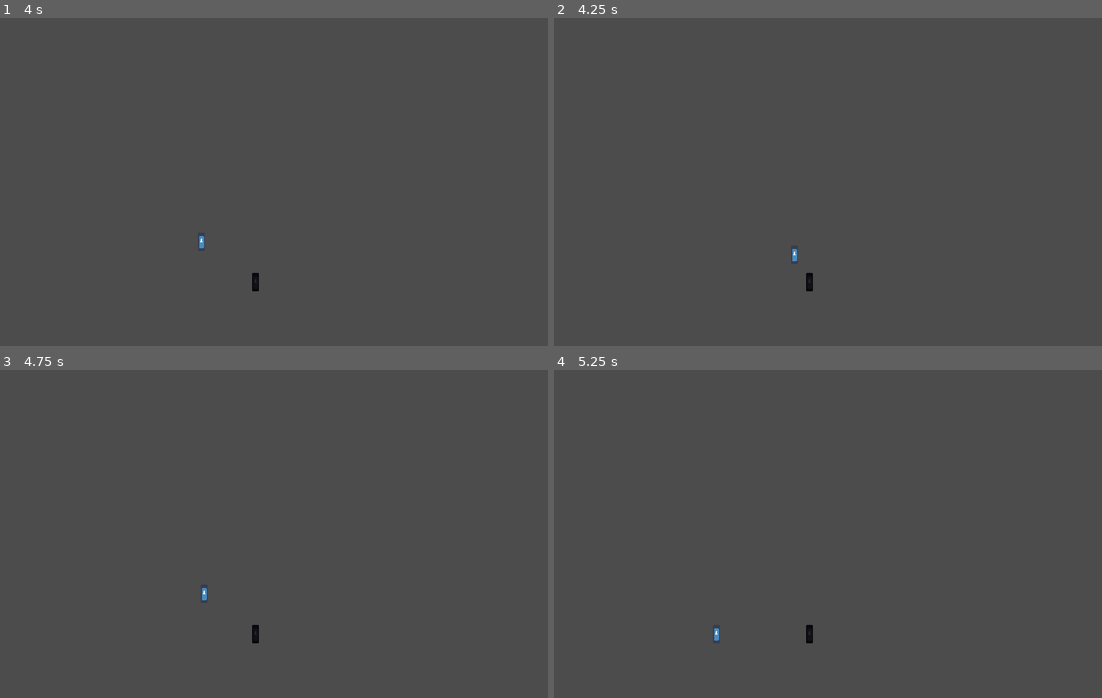
Above: before the commit, frames 1-4 (two rows, left to right).
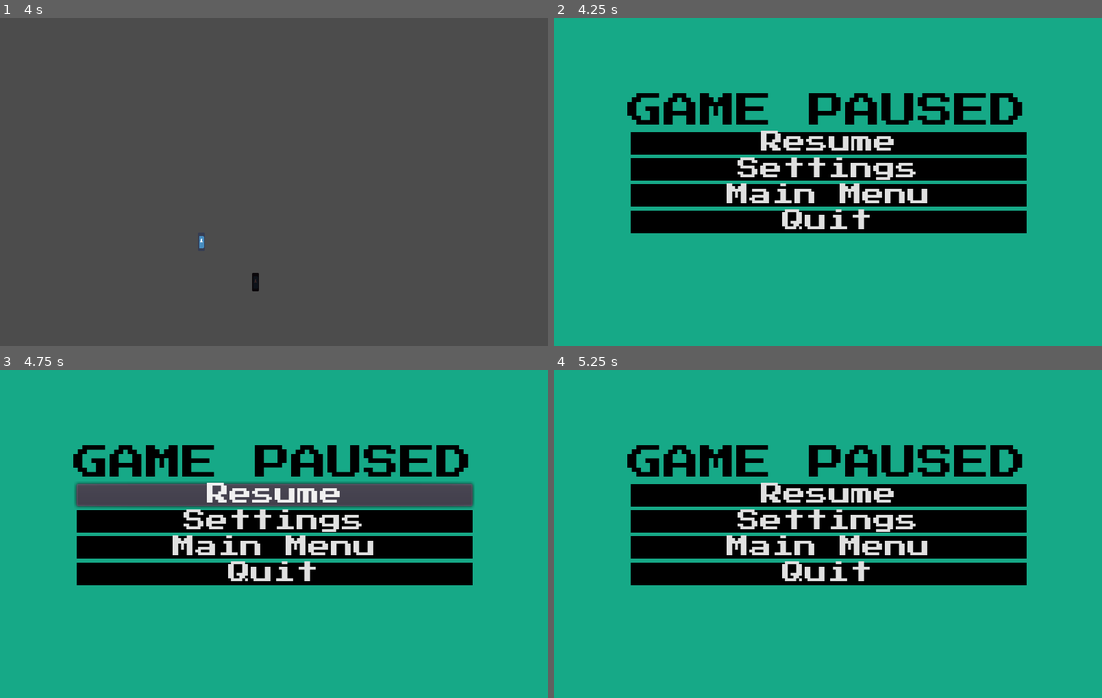
Above: after the commit, the same moments.

Repository: UHSGDC/Photographers-Hike
Game: Godot game, scene res://World/World.tscn
The game is run twice, just before and just after one commit, with the same random seed, the same clock (stepped at 60 frames per second) and the same inputs. This scene is started directly instead of the project's main scene. The engine's default icon, where the game draws it, is replaced by a stand-in: a white triangle on a blue panel in a dark square.
Inputs (mouse positions are in pixels of both pictures, inside the frame that each line leads up to):
- Up to frame 1 (4 s): tap Enter (ui_accept) at 0.5, 2.75 s; move the mouse to (394, 165) at 0.52 s; hold Ctrl (interact) 0.53-1.28 s; hold D (right) 0.53-2.03 s; click (394, 165) at 0.67 s; tap Space (jump) at 0.77, 1.52, 3.02, 3.77 s; move the mouse to (164, 198) at 1.27 s; tap Ctrl (interact) at 1.35, 2.85 s; move the mouse to (328, 109) at 2.02 s; hold A (left) 2.03-2.78 s; hold Ctrl (interact) 2.03-2.78 s; move the mouse to (246, 247) at 2.77 s; hold D (right) from 2.78 s (still down); click (246, 247) at 2.92 s; move the mouse to (438, 231) at 3.52 s; hold Ctrl (interact) from 3.53 s (still down)
- Up to frame 2 (4.25 s): keep holding D (right); keep holding Ctrl (interact); tap Escape (pause) at 4.15 s
- Up to frame 3 (4.75 s): move the mouse to (109, 484) at 4.27 s; release D (right) at 4.28 s; release Ctrl (interact) at 4.28 s; hold A (left) from 4.28 s (still down); tap Ctrl (interact) at 4.35 s; tap Space (jump) at 4.52 s
- Up to frame 4 (5.25 s): move the mouse to (855, 534) at 5.02 s; release A (left) at 5.03 s; hold D (right) from 5.03 s (still down); hold Ctrl (interact) from 5.03 s (still down); click (855, 534) at 5.17 s

Frame 1 is identical in both runs. In frame 2, 100% of the frame differs, in the area x 0-100%, y 0-100%; in frame 3, 96%; in frame 4, 100%.

Commit message:
Implemented proper dialog pausing

Diff:
--- a/PhotographersHike/Dialog/DialogBox.gd
+++ b/PhotographersHike/Dialog/DialogBox.gd
@@ -8,6 +8,8 @@
 const dialog_json_filepath: String = "res://dialog.json"
 
 var dialog_data: Dictionary
+
+var dialog_playing: bool = false
 
 export var speaker_name_dictionary: Dictionary
 export var speaker_sound_dictionary: Dictionary
@@ -63,6 +65,7 @@
 
 
 	show()
+	dialog_playing = true
 
 	for dialog in dialog_array:
 		if dialog.size() >= 4:
@@ -70,7 +73,7 @@
 			continue
 		yield(output_dialog(dialog), "completed")
 
-
+	dialog_playing = false
 	hide()
 	return output
 
--- a/PhotographersHike/Interactables/InteractZone.gd
+++ b/PhotographersHike/Interactables/InteractZone.gd
@@ -11,7 +11,7 @@
 
 
 func _unhandled_input(event: InputEvent) -> void:
-	if event.is_action_pressed("interact") and player_in_range:
+	if event.is_action_pressed("interact") and player_in_range and !Global.dialog_box.dialog_playing:
 		emit_signal("player_interacted")
 
 
--- a/PhotographersHike/Interactables/NPC.gd
+++ b/PhotographersHike/Interactables/NPC.gd
@@ -5,4 +5,10 @@
 export(DialogBox.Levels) var level
 export var npc_name: String
 
-var current_dialogue: int = 0
+var current_dialog: int = 0
+
+func _ready() -> void:
+	$InteractZone.connect("player_interacted", self, "player_interacted")
+
+func player_interacted() -> void:
+	Global.dialog_box.play_dialog(npc_name, level, current_dialog)
--- a/PhotographersHike/Interactables/NPC.tscn
+++ b/PhotographersHike/Interactables/NPC.tscn
@@ -1,13 +1,15 @@
-[gd_scene load_steps=4 format=2]
+[gd_scene load_steps=5 format=2]
 
 [ext_resource path="res://icon.png" type="Texture" id=1]
 [ext_resource path="res://Interactables/InteractZone.tscn" type="PackedScene" id=2]
+[ext_resource path="res://Interactables/NPC.gd" type="Script" id=3]
 
 [sub_resource type="RectangleShape2D" id=1]
 extents = Vector2( 3, 8 )
 
 [node name="NPC" type="KinematicBody2D"]
 collision_layer = 0
+script = ExtResource( 3 )
 
 [node name="Sprite" type="Sprite" parent="."]
 modulate = Color( 0.203922, 0.137255, 0.137255, 1 )
@@ -19,5 +21,3 @@
 shape = SubResource( 1 )
 
 [node name="InteractZone" parent="." instance=ExtResource( 2 )]
-
-[connection signal="player_interacted" from="InteractZone" to="." method="_on_InteractZone_player_interacted"]
--- a/PhotographersHike/Interactables/OldManBase.gd
+++ b/PhotographersHike/Interactables/OldManBase.gd
@@ -1,16 +1,5 @@
 extends NPC
 
 
-# Declare member variables here. Examples:
-# var a: int = 2
-# var b: String = "text"
-
-
-# Called when the node enters the scene tree for the first time.
-func _ready() -> void:
-	pass # Replace with function body.
-
-
-# Called every frame. 'delta' is the elapsed time since the previous frame.
-#func _process(delta: float) -> void:
-#	pass
+func player_interacted() -> void:
+	Global.dialog_box.play_dialog(npc_name, level, current_dialog)
--- a/PhotographersHike/Scripts/PlatformingPlayer.gd
+++ b/PhotographersHike/Scripts/PlatformingPlayer.gd
@@ -53,7 +53,7 @@
 	input()
 
 	# Pause player movement between rooms or when playing dialog
-	if !Global.room_pause:
+	if !Global.room_pause and !Global.dialog_box.dialog_playing:
 		if !in_minigame:
 			move(delta)
 
--- a/PhotographersHike/World/World.tscn
+++ b/PhotographersHike/World/World.tscn
@@ -5,7 +5,7 @@
 [ext_resource path="res://Scenes/PlayerCamera.tscn" type="PackedScene" id=3]
 [ext_resource path="res://Interactables/NPC.tscn" type="PackedScene" id=4]
 [ext_resource path="res://Dialog/DialogBox.tscn" type="PackedScene" id=5]
-[ext_resource path="res://Interactables/OldManBase.gd" type="Script" id=6]
+[ext_resource path="res://Scenes/PauseGUI.tscn" type="PackedScene" id=7]
 
 [sub_resource type="RectangleShape2D" id=10]
 extents = Vector2( 240, 144 )
@@ -221,7 +221,6 @@
 
 [node name="OldMan" parent="Base" instance=ExtResource( 4 )]
 position = Vector2( 416, 232 )
-script = ExtResource( 6 )
 npc_name = "old_man"
 
 [node name="PlatformingPlayer" parent="." instance=ExtResource( 2 )]
@@ -239,3 +238,5 @@
 
 [node name="DialogBox" parent="CanvasLayer" instance=ExtResource( 5 )]
 visible = false
+
+[node name="PauseMenu" parent="." instance=ExtResource( 7 )]
